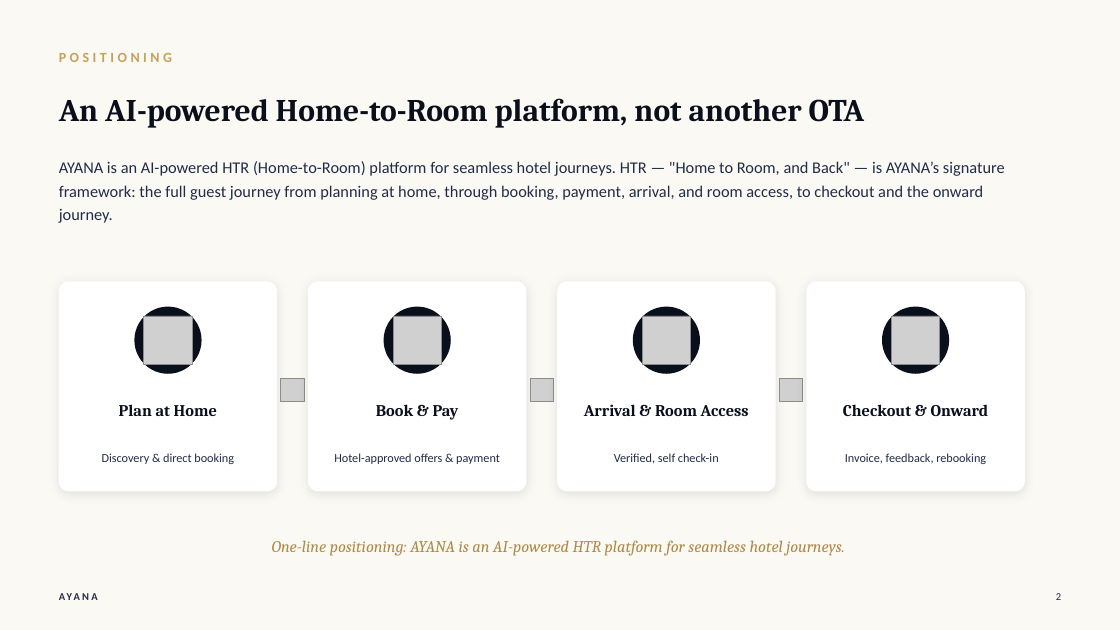
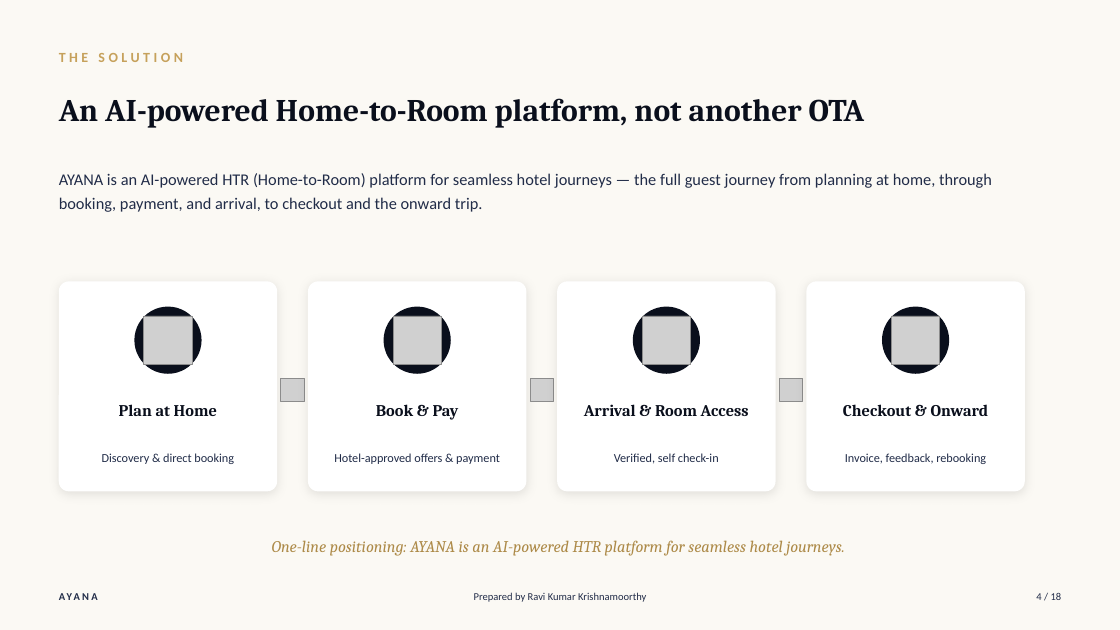
Before and after one commit to joeadithya-web/ayana-hospitality-prototype, a slide deck: slide 4 of collateral/decks/AYANA_Commercial_Overview.pptx (slide 2 before the commit). Drawn at 1120x630 pixels with LibreOffice and Linux fonts; fonts in the diff are those of the drawing; grey boxes stand for pictures. Boxes give left, top, right and bottom in pixels: in the first picture for what was removed or moved away, otherwise in the second. Text is boxed around its words. In the diff, an @@ line names an element or a change of style, - is before the commit and + after.

Commit message:
Refresh both pitch decks to match the JORA COAST/SEP house format
Intro & Objection Handling: adds an agenda slide with time estimates,
new corporate/group booking and guest-managed-stay/concierge slides,
a 7th objection on wire-transfer settlement risk, and candid
fair-concession/honest-caveat callouts on every objection slide.

Commercial Overview: restructured into Current State -> Solution ->
Value Proposition -> commercial terms -> Org & Governance Alignment ->
compressed Objections -> The Ask, covering corporate contracted rates,
wire-transfer settlement, and group booking terms.

Both decks now carry a "Prepared by Ravi Kumar Krishnamoorthy" +
page-of-total footer, matching the reference decks.

```diff
--- a/collateral/decks/AYANA_Commercial_Overview.pptx
+++ b/collateral/decks/AYANA_Commercial_Overview.pptx
@@ text at (59,53,183,62): text changed @@
-POSITIONING
+THE SOLUTION
@@ text at (59,173,992,212): text changed @@
-AYANA is an AI-powered HTR (Home-to-Room) platform for seamless hotel journeys. HTR — "Home to Room, and Back" — is AYANA’s signature framework: the full guest journey from planning at home, through booking, payment, arrival, and room access, to checkout and the onward journey.
+AYANA is an AI-powered HTR (Home-to-Room) platform for seamless hotel journeys — the full guest journey from planning at home, through booking, payment, and arrival, to checkout and the onward trip.
@@ text added at (474,592,646,602), 9 pt, text #212C48 @@
+Prepared by Ravi Kumar Krishnamoorthy
@@ text added at (1036,593,1062,600), 9 pt, text #212C48 @@
+4 / 18
@@ text removed at (1056,593,1061,600) @@
-2
```
Also in this commit, not shown: 9 other slides changed, 7 slides added, 2 slides removed, 1 other file.
